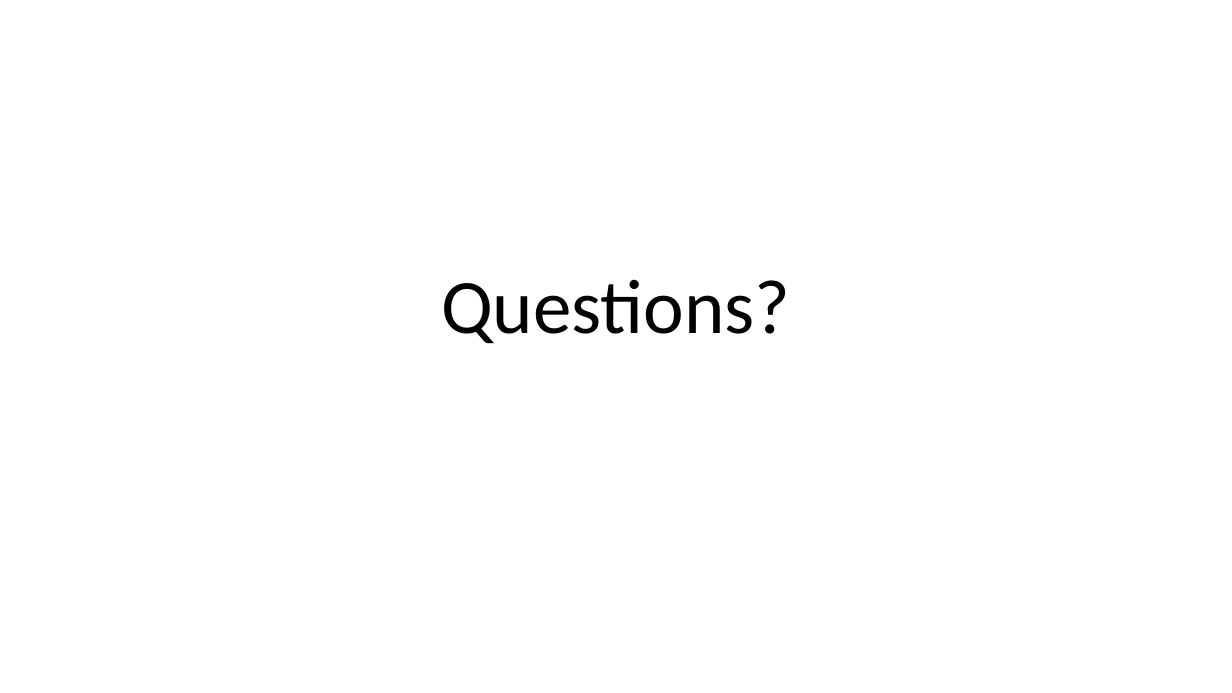
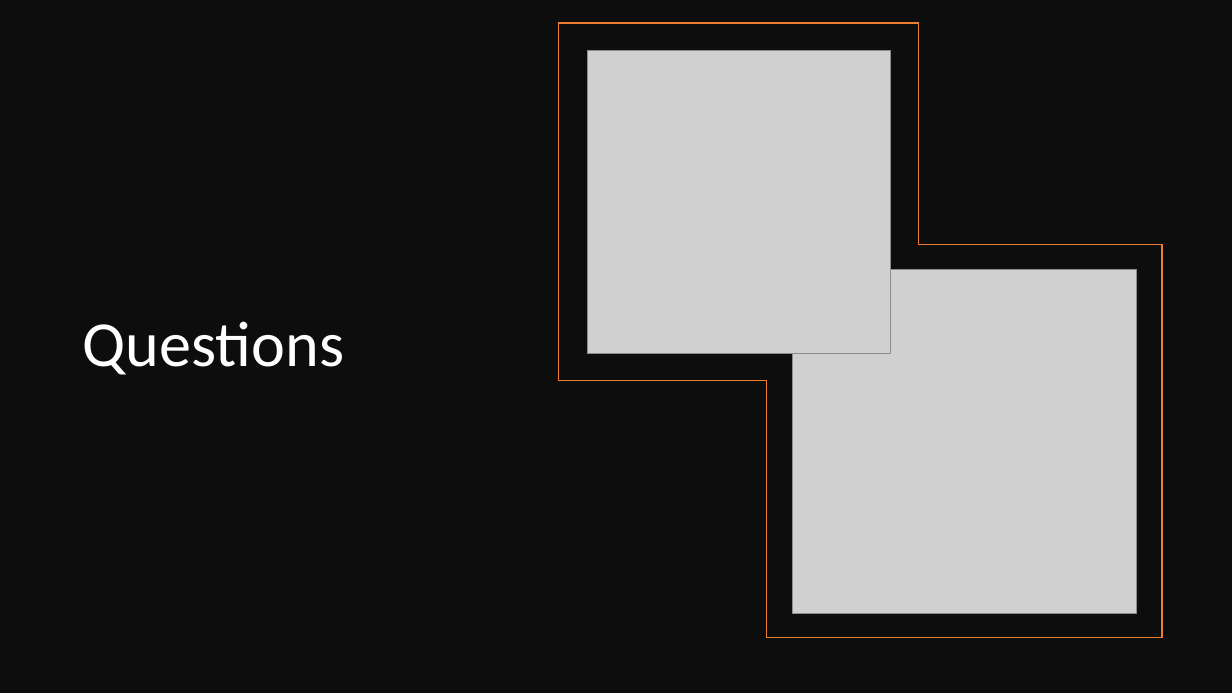
Before and after one commit to patpetrus/project-1-group-5, a slide deck: slide 28 of group5_presentation.pptx (slide 10 before the commit). Drawn at 1232x693 pixels with LibreOffice and Linux fonts; fonts in the diff are those of the drawing; grey boxes stand for pictures. Boxes give left, top, right and bottom in pixels: in the first picture for what was removed or moved away, otherwise in the second. Text is boxed around its words. In the diff, an @@ line names an element or a change of style, - is before the commit and + after.

```diff
--- a/group5_presentation.pptx
+++ b/group5_presentation.pptx
@@ rectangle added at (x1=0, y1=0, x2=1232, y2=693), fill #0D0D0D @@
@@ freeform shape added at (x1=559, y1=23, x2=1163, y2=638), fill #0D0D0D, outline #ED7D31 1 pt @@
@@ picture added at (x1=587, y1=50, x2=890, y2=353) @@
@@ picture added at (x1=792, y1=269, x2=1137, y2=614) @@
@@ title at (x1=83, y1=321, x2=344, y2=375): text changed; size 60 to 50 pt; text colour #000000 to #FFFFFF @@
-Questions?
+Questions
```
Also in this commit, not shown: 4 other slides changed, 23 slides added, 5 slides removed.
